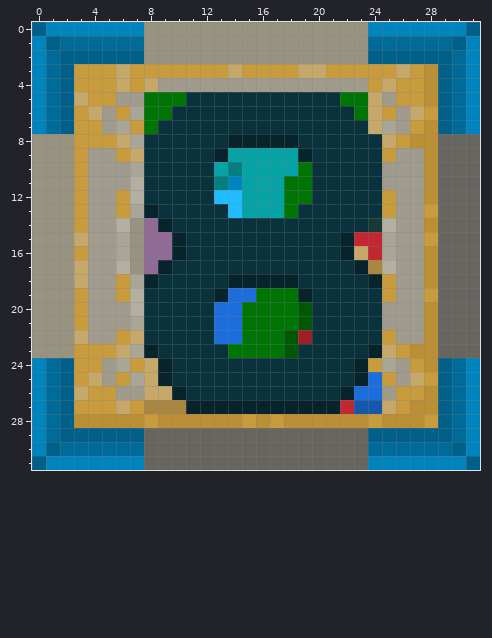
File history of a pixel-art file, src/assets/themes/league/league.aseprite. Above: the version before the commit.
32x32 pixels, 1 frame. Colours within 5 levels of each other are drawn and written as one.
And afterwards:
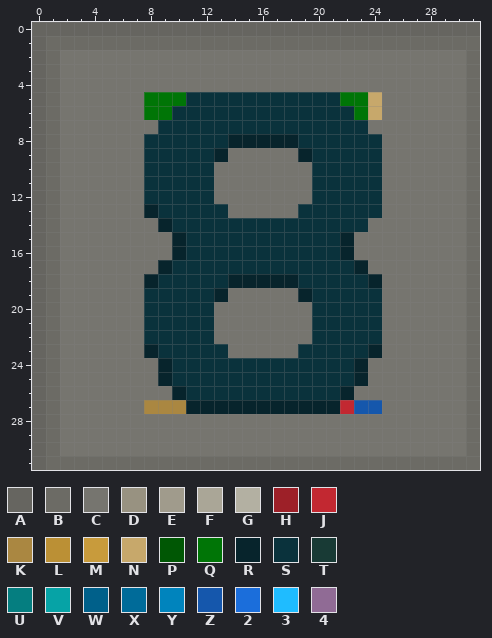
Palette (. is transparent): A #666560  B #6c6b65  C #76756f  D #989281  E #a09b8c  F #aaa697  G #b3b0a2  H #9d2028  J #c22831  K #aa8741  L #bb9035  M #c89b3c  N #c7a86b  P #005704  Q #007506  R #07242c  S #0a323c  T #183a35  U #057e80  V #06a3a6  W #00608a  X #006b99  Y #0084bd  Z #1557ac  2 #1b6edb  3 #1fbcff  4 #906b95
Changes in this commit:
layer "tile-1" now hidden
layer "tile-2" now hidden
layer "question-mark" now hidden
layer "last-pos" now hidden
Changed rows in their new state; - is an unchanged pixel.
first column x 0:
 0 AAAAAAAAAAAAAAAAAAAAAAAAAAAAAAAA
 1 ABBBBBBBBBBBBBBBBBBBBBBBBBBBBBBB
 2 ABCCCCCCCCCCCCCCCCCCCCCCCCCCCCCB
 3 ABCCCCCCCCCCCCCCCCCCCCCCCCCCCCCB
 4 ABCCCCCCCCCCCCCCCCCCCCCCCCCCCCCB
 5 ABCCCCCC-----------------CCCCCCB
 6 ABCCCCCC-----------------CCCCCCB
 7 ABCCCCCCC---------------CCCCCCCB
 8 ABCCCCCC-----------------CCCCCCB
 9 ABCCCCCC------CCCCC------CCCCCCB
10 ABCCCCCC-----CCCCCCC-----CCCCCCB
11 ABCCCCCC-----CCCCCCC-----CCCCCCB
12 ABCCCCCC-----CCCCCCC-----CCCCCCB
13 ABCCCCCC------CCCCC------CCCCCCB
14 ABCCCCCCC---------------CCCCCCCB
15 ABCCCCCCCC-------------CCCCCCCCB
16 ABCCCCCCCC-------------CCCCCCCCB
17 ABCCCCCCC---------------CCCCCCCB
18 ABCCCCCC-----------------CCCCCCB
19 ABCCCCCC------CCCCC------CCCCCCB
20 ABCCCCCC-----CCCCCCC-----CCCCCCB
21 ABCCCCCC-----CCCCCCC-----CCCCCCB
22 ABCCCCCC-----CCCCCCC-----CCCCCCB
23 ABCCCCCC------CCCCC------CCCCCCB
24 ABCCCCCCC---------------CCCCCCCB
25 ABCCCCCCC---------------CCCCCCCB
26 ABCCCCCCCC-------------CCCCCCCCB
27 ABCCCCCC-----------------CCCCCCB
28 ABCCCCCCCCCCCCCCCCCCCCCCCCCCCCCB
29 ABCCCCCCCCCCCCCCCCCCCCCCCCCCCCCB
30 ABCCCCCCCCCCCCCCCCCCCCCCCCCCCCCB
31 ABBBBBBBBBBBBBBBBBBBBBBBBBBBBBBB
Pixel boxes of the changes (left, top, right, bottom) in both pictures:
changed: (32, 22, 480, 470)
